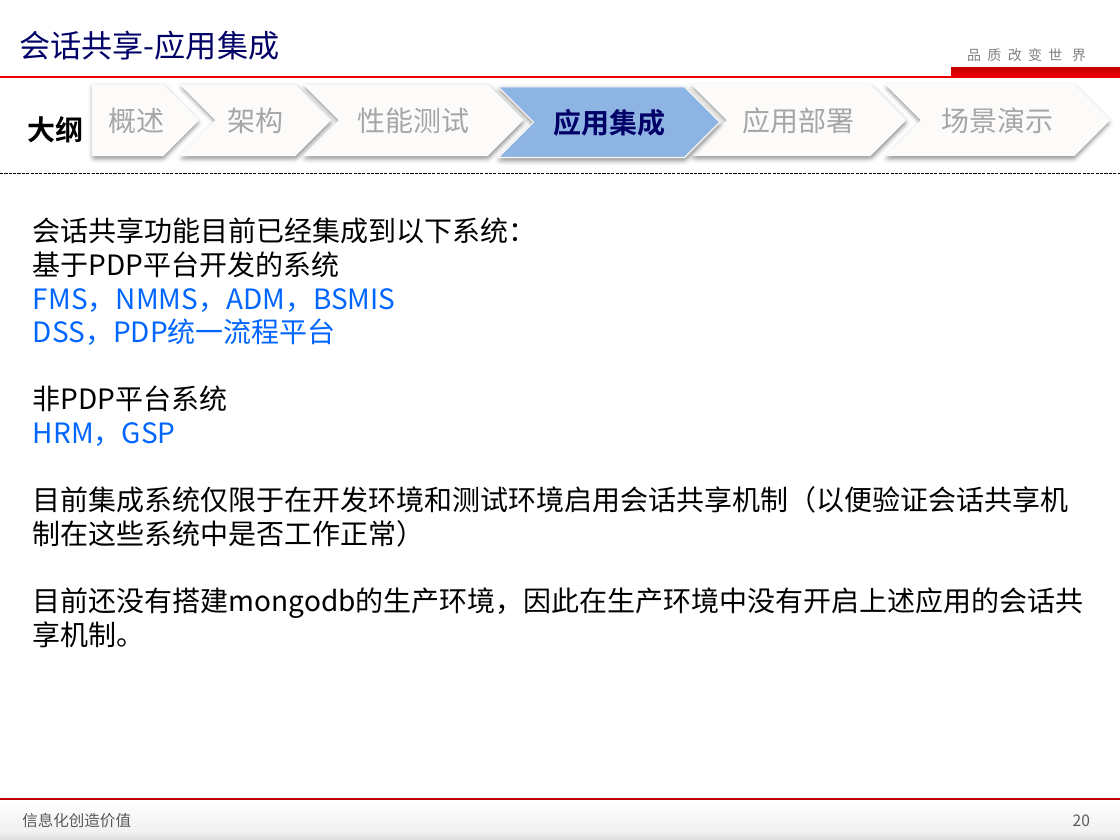
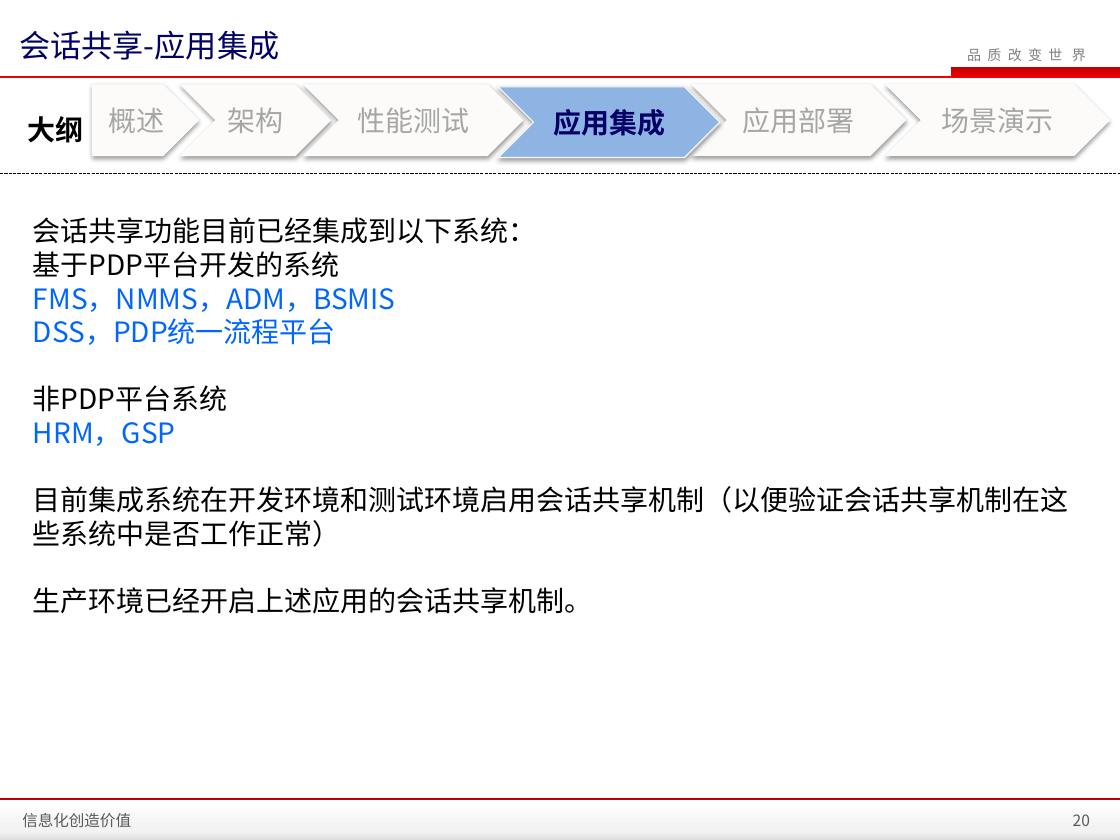
Before and after one commit to zhanght86/bboss-cms, a slide deck: slide 20 of 文档/SanyPDP平台会话共享介绍.pptx. Drawn at 1120x840 pixels with LibreOffice and Linux fonts; fonts in the diff are those of the drawing; background and template pictures are left out. Boxes give left, top, right and bottom in pixels: in the first picture for what was removed or moved away, otherwise in the second. Text is boxed around its words. In the diff, an @@ line names an element or a change of style, - is before the commit and + after.

```diff
--- a/文档/SanyPDP平台会话共享介绍.pptx
+++ b/文档/SanyPDP平台会话共享介绍.pptx
@@ text at (x1=33, y1=486, x2=1069, y2=614): text changed @@
-目前集成系统仅限于在开发环境和测试环境启用会话共享机制（以便验证会话共享机制在这些系统中是否工作正常）
-目前还没有搭建mongodb的生产环境，因此在生产环境中没有开启上述应用的会话共享机制。
+目前集成系统在开发环境和测试环境启用会话共享机制（以便验证会话共享机制在这些系统中是否工作正常）
+生产环境已经开启上述应用的会话共享机制。
```
Also in this commit, not shown: 1 other slide changed, 1 other file.
